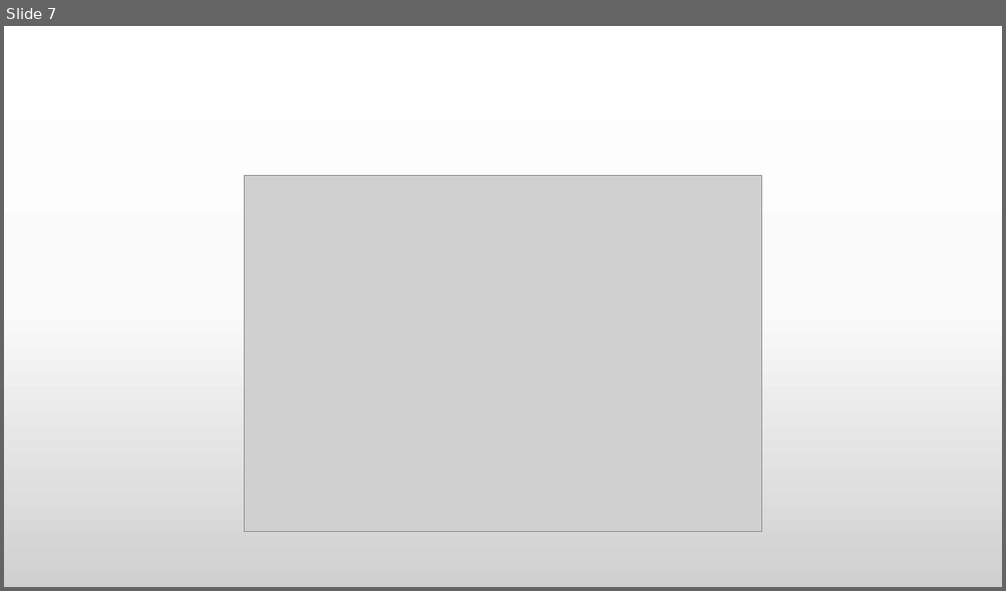
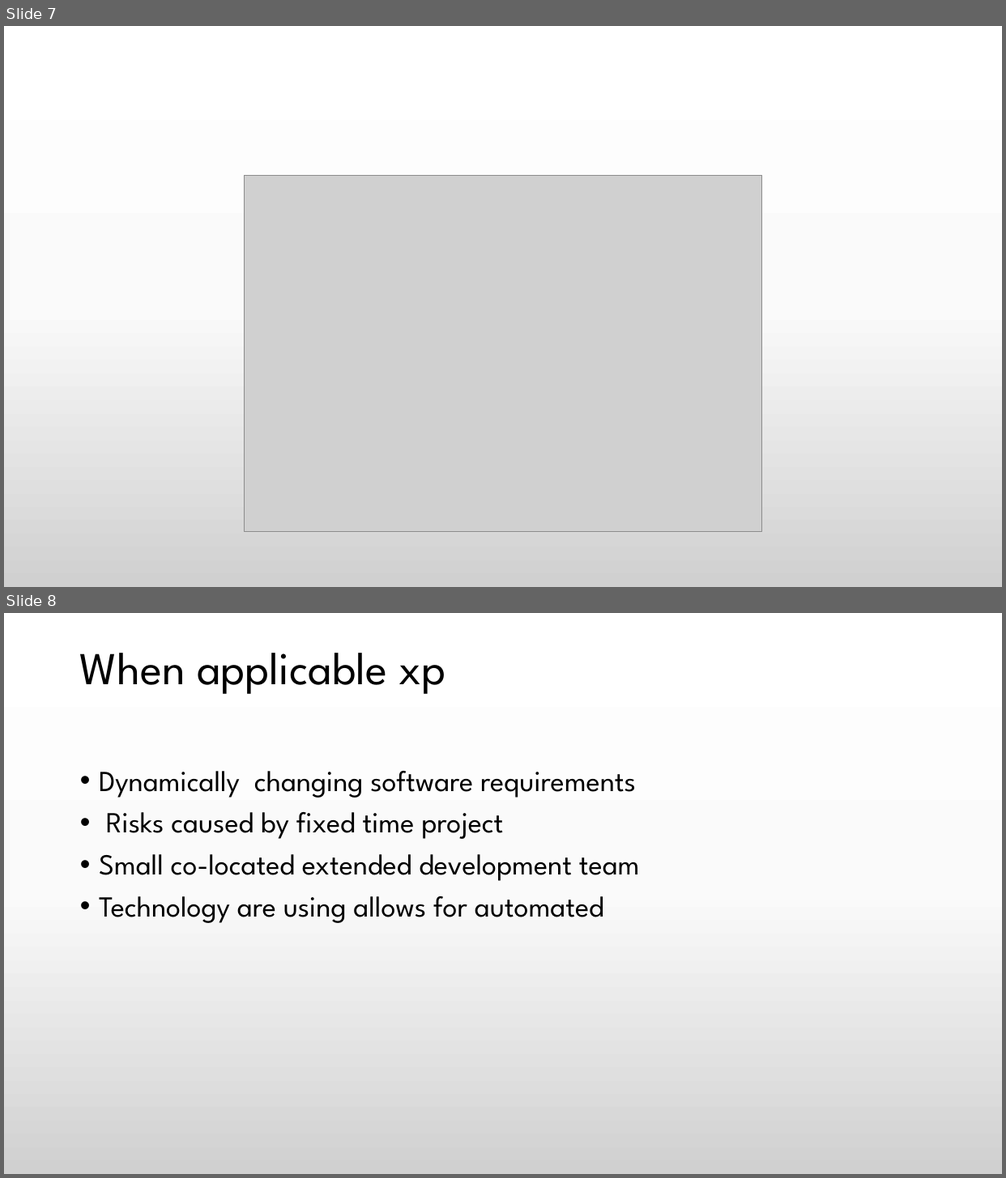
Before and after one commit to praash47/aasn-iii, a slide deck: s_extreme_programming.pptx. Shown one above the other, each under a label of ours: slide 7 before the commit, slides 7 and 8 after it. The pictures are 1006x591 and 1006x1178 pixels, drawn with LibreOffice and Linux fonts; fonts in the diff are those of the drawing; grey boxes stand for pictures. Boxes give left, top, right and bottom in pixels: in the first picture for what was removed or moved away, otherwise in the second. Text is boxed around its words. In the diff, an @@ line names an element or a change of style, - is before the commit and + after.

Commit message:
updated file
addeded applicable abs controversy

```diff
--- a/s_extreme_programming.pptx
+++ b/s_extreme_programming.pptx
@@ slide 8 added at (4, 613, 1002, 1174), background gradient #FFFFFF to #FBFBFB to #D1D1D1 @@
@@ title added at (80, 653, 446, 694), 44 pt, text #000000 @@
+When applicable xp
@@ text added at (99, 771, 640, 923), 28 pt, text #000000 @@
+• Dynamically changing software requirements
+• Risks caused by fixed time project
+• Small co-located extended development team
+• Technology are using allows for automated
```
Also in this commit, not shown: 1 other slide added.
